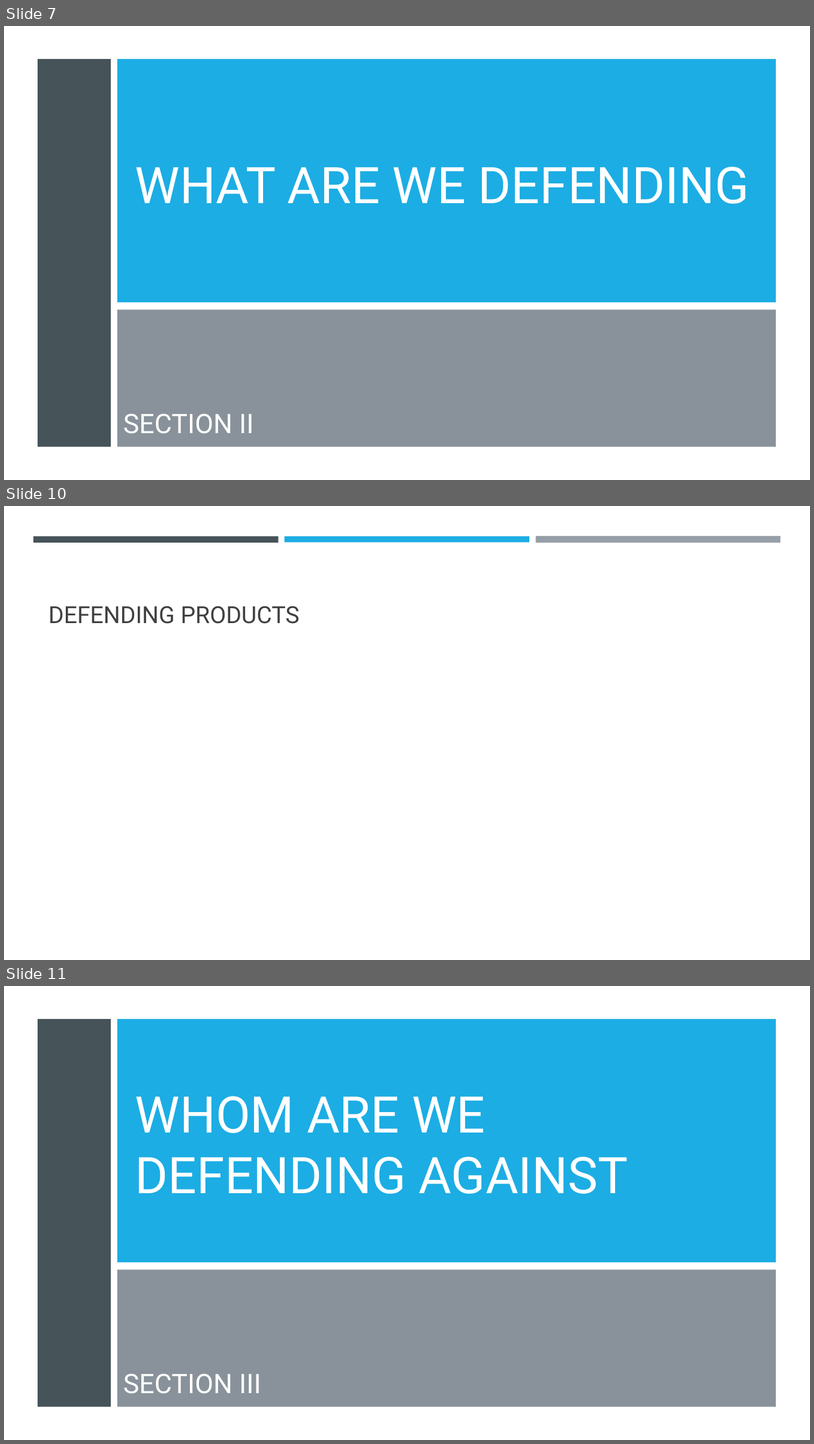
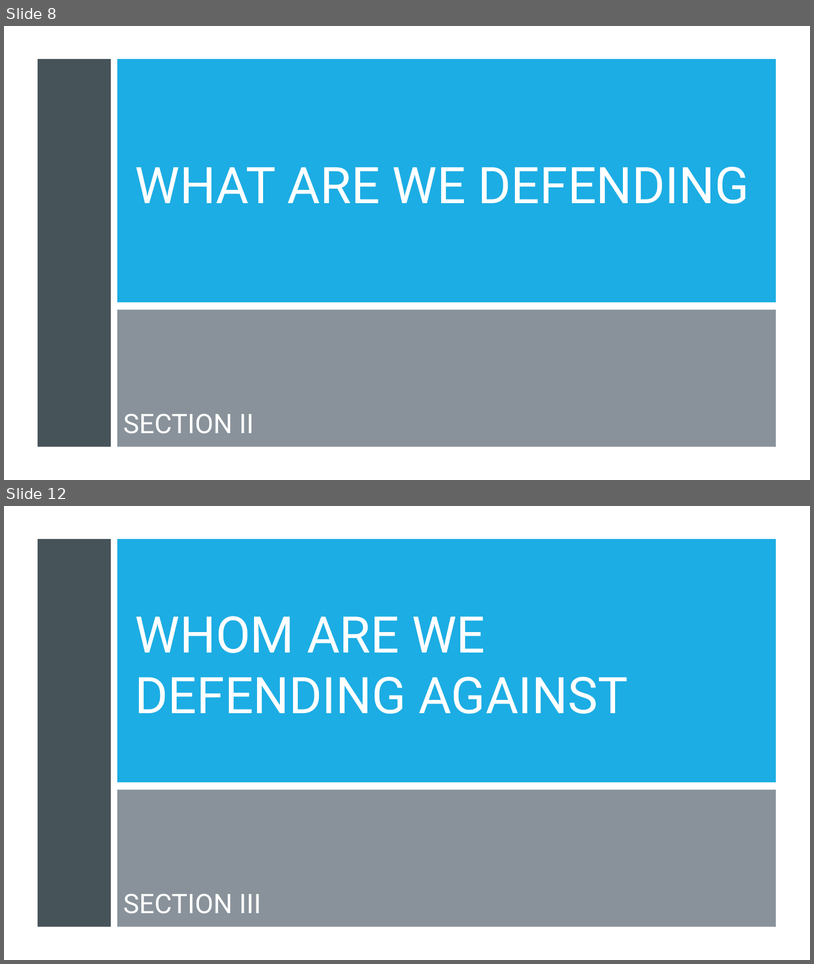
Before and after one commit to dr-natetorious/TIM-8301-Principals_of_CyberSecurity, a slide deck: Week8_OrgNeedsPresentation/BachmeierNTIM8301-8.pptx. Shown one above the other, each under a label of ours: slides 7, 10 and 11 before the commit, slides 8 and 12 after it; the slides between them are not shown. The pictures are 814x1444 and 814x964 pixels, drawn with LibreOffice and Linux fonts; fonts in the diff are those of the drawing. Boxes give left, top, right and bottom in pixels: in the first picture for what was removed or moved away, otherwise in the second. Text is boxed around its words. In the diff, an @@ line names an element or a change of style, - is before the commit and + after.

```diff
--- a/Week8_OrgNeedsPresentation/BachmeierNTIM8301-8.pptx
+++ b/Week8_OrgNeedsPresentation/BachmeierNTIM8301-8.pptx
@@ slide 10 removed at (4, 506, 810, 960), background #FFFFFF @@
@@ rectangle removed at (33, 536, 279, 542) @@
@@ rectangle removed at (285, 536, 530, 542) @@
@@ rectangle removed at (536, 536, 781, 543) @@
@@ title removed at (48, 606, 300, 624) @@
-DEFENDING PRODUCTS
@@ what was slide 7 is now slide 8 @@
@@ what was slide 11 is now slide 12 @@
```
Also in this commit, not shown: 4 slides changed, 7 slides added, 5 other slides removed, 1 other file.
